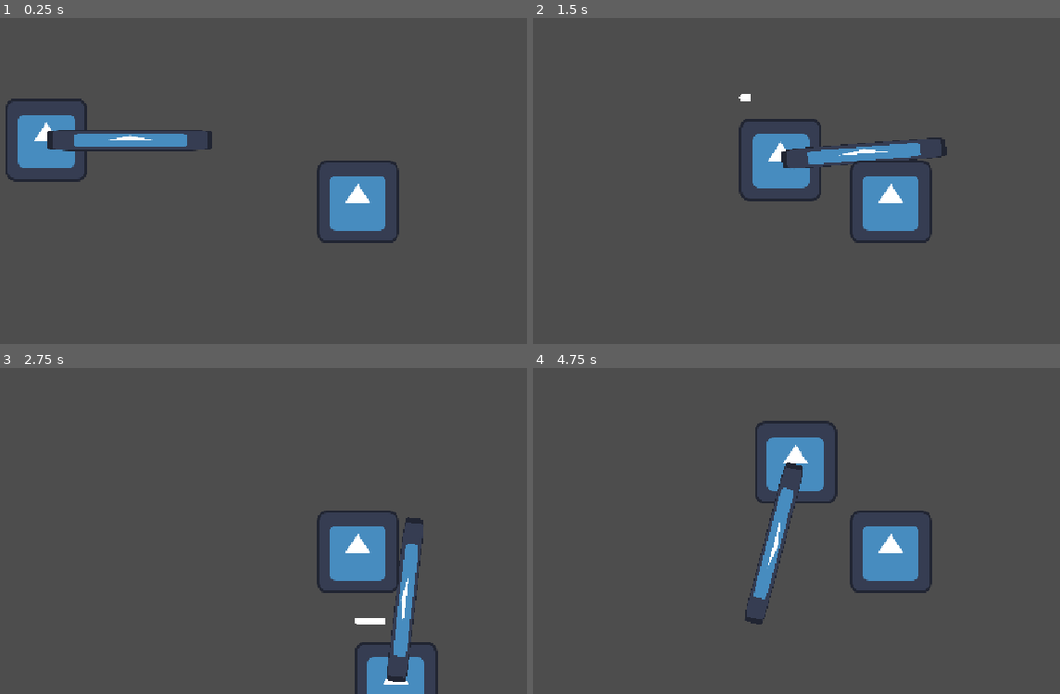
Above: before the commit, frames 1-4 (two rows, left to right).
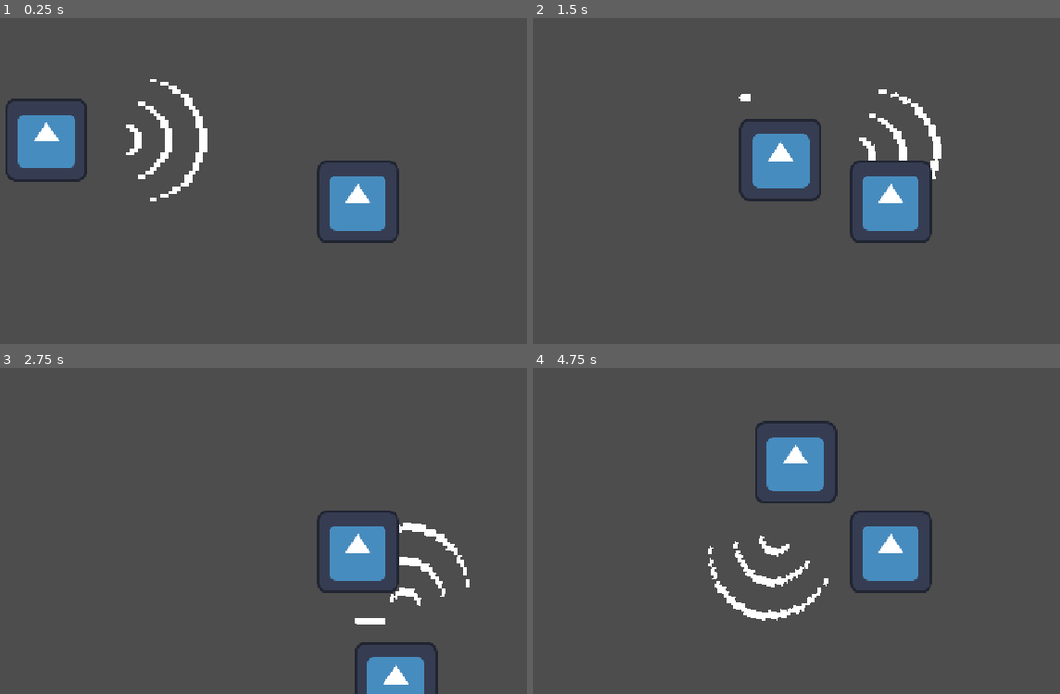
Above: after the commit, the same moments.

Repository: CplCanuck/mru-hacks-2026
Game: Godot game, scene res://assets/scenes/player_test.tscn
Two runs of this game, one before a commit and one after it. Both use one fixed random seed, a clock stepped at 60 frames per second and the inputs below. This scene is started directly instead of the project's main scene. The engine's default icon, where the game draws it, is replaced by a stand-in: a white triangle on a blue panel in a dark square. Sound files missing from this copy of the repository are replaced by a short silence.
Inputs (mouse positions are in pixels of both pictures, inside the frame that each line leads up to):
- Up to frame 1 (0.25 s): no input
- Up to frame 2 (1.5 s): tap Enter at 0.5 s; move the mouse to (907, 115) at 0.52 s; hold D (right) 0.53-1.28 s; click (907, 115) at 0.6 s; move the mouse to (596, 154) at 1.27 s; hold S (down) from 1.28 s (still down); click (596, 154) at 1.35 s
- Up to frame 3 (2.75 s): move the mouse to (284, 394) at 2.02 s; release S (down) at 2.03 s; hold D (right) from 2.03 s (still down); click (284, 394) at 2.1 s
- Up to frame 4 (4.75 s): move the mouse to (706, 570) at 2.77 s; release D (right) at 2.78 s; hold W (up) 2.78-3.53 s; click (706, 570) at 2.85 s; move the mouse to (965, 547) at 3.52 s; hold A (left) from 3.53 s (still down); click (965, 547) at 3.6 s; move the mouse to (outside the picture) at 4.27 s; click (outside the picture) at 4.35 s

The runs differ from the first frame. In frame 1, 2.3% of the frame differs, in the area x 8-41%, y 18-57%; in frame 2, 1.9%; in frame 3, 1.9%; in frame 4, 2.2%.

Commit message:
Add Default Bark Animation

Diff:
--- a/assets/objects/player.tscn
+++ b/assets/objects/player.tscn
@@ -2,12 +2,48 @@
 
 [ext_resource type="Script" uid="uid://jok3quvn6ga6" path="res://assets/objects/player.gd" id="1_5pvfp"]
 [ext_resource type="Texture2D" uid="uid://dmreb8bu4bxac" path="res://icon.svg" id="1_ikdab"]
-[ext_resource type="Texture2D" uid="uid://iqj0shaupgj8" path="res://assets/sprites/icon.svg" id="3_jg13i"]
+[ext_resource type="Texture2D" uid="uid://bt7n554ph21w0" path="res://assets/sprites/bark-attack-1.png" id="3_6r1sy"]
 [ext_resource type="Texture2D" uid="uid://dxadglr5jl0qk" path="res://assets/sprites/ProgressBar.png" id="4_6r1sy"]
 [ext_resource type="Script" uid="uid://dt36wd4ti631g" path="res://assets/objects/progress_bar.gd" id="4_jssbp"]
 
 [sub_resource type="CircleShape2D" id="CircleShape2D_bi8p6"]
 radius = 70.0
+
+[sub_resource type="AtlasTexture" id="AtlasTexture_nqkij"]
+atlas = ExtResource("3_6r1sy")
+region = Rect2(0, 0, 32, 32)
+
+[sub_resource type="AtlasTexture" id="AtlasTexture_xvjlw"]
+atlas = ExtResource("3_6r1sy")
+region = Rect2(32, 0, 32, 32)
+
+[sub_resource type="AtlasTexture" id="AtlasTexture_fh75e"]
+atlas = ExtResource("3_6r1sy")
+region = Rect2(64, 0, 32, 32)
+
+[sub_resource type="AtlasTexture" id="AtlasTexture_bkysh"]
+atlas = ExtResource("3_6r1sy")
+region = Rect2(96, 0, 32, 32)
+
+[sub_resource type="SpriteFrames" id="SpriteFrames_bi8p6"]
+animations = [{
+"frames": [{
+"duration": 1.0,
+"texture": SubResource("AtlasTexture_nqkij")
+}, {
+"duration": 1.0,
+"texture": SubResource("AtlasTexture_xvjlw")
+}, {
+"duration": 1.0,
+"texture": SubResource("AtlasTexture_fh75e")
+}, {
+"duration": 1.0,
+"texture": SubResource("AtlasTexture_bkysh")
+}],
+"loop": 1,
+"name": &"bark",
+"speed": 5.0
+}]
 
 [sub_resource type="CapsuleShape2D" id="CapsuleShape2D_1yt0f"]
 radius = 13.0
@@ -27,10 +63,13 @@
 
 [node name="Attack Pivot" type="Marker2D" parent="." unique_id=1688328193]
 
-[node name="Sprite2D" type="Sprite2D" parent="Attack Pivot" unique_id=693191814]
-position = Vector2(130, 0)
-scale = Vector2(2, 0.25)
-texture = ExtResource("3_jg13i")
+[node name="AnimatedSprite2D" type="AnimatedSprite2D" parent="Attack Pivot" unique_id=1659706803]
+position = Vector2(160, 0)
+scale = Vector2(6, 6)
+sprite_frames = SubResource("SpriteFrames_bi8p6")
+animation = &"bark"
+frame = 2
+frame_progress = 0.13038023
 
 [node name="Area2D" type="Area2D" parent="Attack Pivot" unique_id=342060343]
 
Binary file added: assets/sprites/bark-attack-1.png
Not shown, added: assets/sprites/bark-attack-1.png.import
